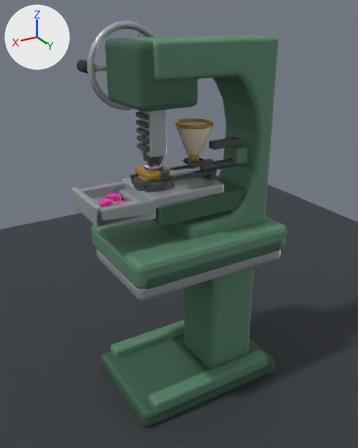
The Blender file assets/source/manual_tablet_press.blend as it was, and as the next commit left it.
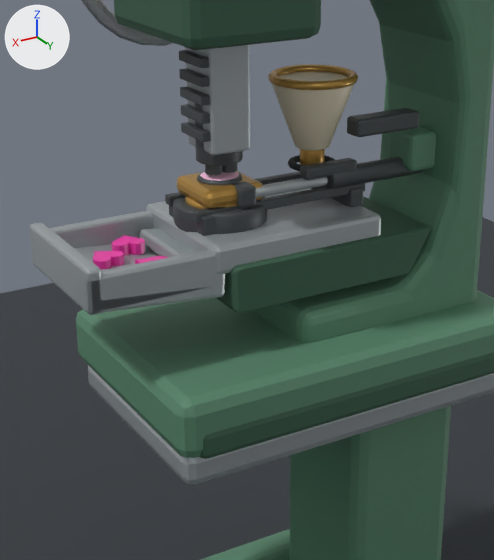
The first picture shows the older version from a 50 mm camera at (1.162, 1.893, 1.83) aimed at (0.009, -0.029, 0.869). The close-ups show the older and then the newer version on the part from 16% to 76% of the width and 20% to 74% of the height of that picture. Only the edits that show in the close-ups are written down. Every picture has the same lights, and +X, +Y and +Z are marked at upper left. Both versions are drawn at frame 14 of the action 'FeedShoeAssemblyAction'; the numbers are the values there.

Objects in the first close-up: 'Base', 'BaseRailRear', 'BedSupport', 'CollectionTrayRearWall', 'FrameBody', 'HopperBracket', 'MachineMountingPlate', 'PedestalColumn', 'PowderHopper', 'PressHead', 'PreviewGround', 'VerticalRack', 'WorkTable' and 33 more.
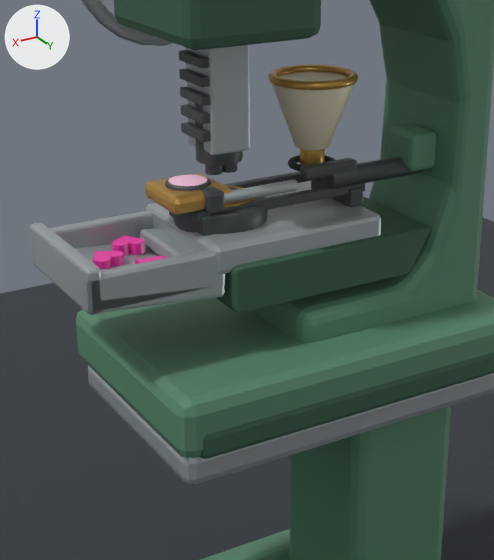
ob_feedshoeassembly is not drawn itself; it is the parent of ob_feedpowderassembly, ob_powderfeedshoe, ob_feedpocketrim, ob_feedactuatorrod, ob_feedactuatorclevis.

Changed parts and their boxes (x1, y1, x2, y2) in the close-ups (494 x 560 px):
'PowderFeedShoe', moved: before (177, 171, 263, 208); after (145, 173, 232, 214)
'HopperBracket', deleted: before (347, 108, 419, 137)
'FeedActuatorRod', moved: before (256, 177, 328, 198); after (224, 180, 298, 204)
'FeedActuatorClevis', moved: before (232, 181, 256, 207); after (200, 187, 224, 213)
'FeedPowder', moved: before (200, 172, 239, 181); after (168, 175, 207, 186)
'FeedPocketRim', moved: before (197, 172, 242, 185); after (165, 176, 211, 191)

The change in detail:
Object 'FeedShoeAssembly' (ob_feedshoeassembly) moves from (0.59, 0.0, 0.0) to (0.78, 0.0, 0.0).
Object 'HopperBracket' (ob_hopperbracket) is deleted.
